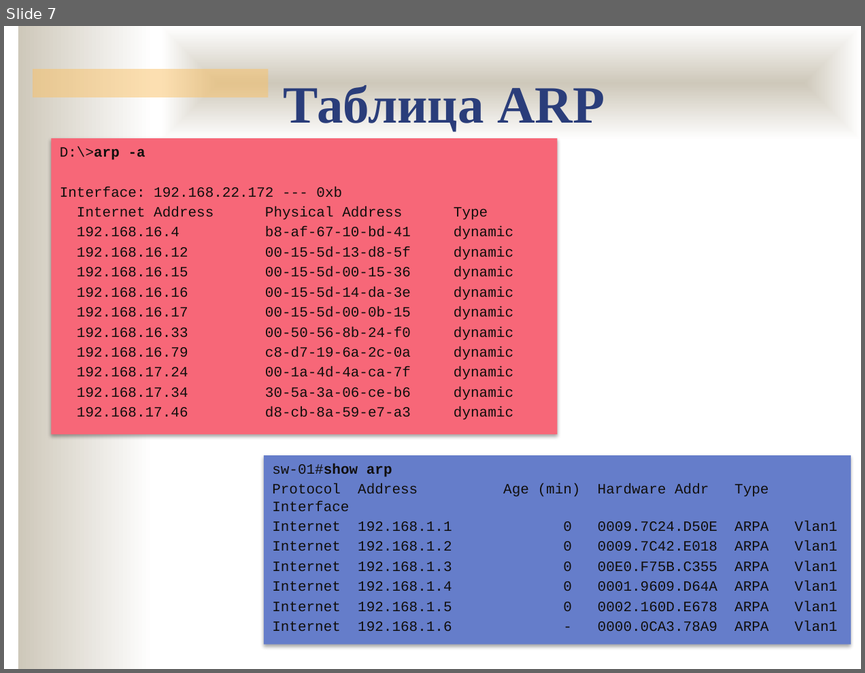
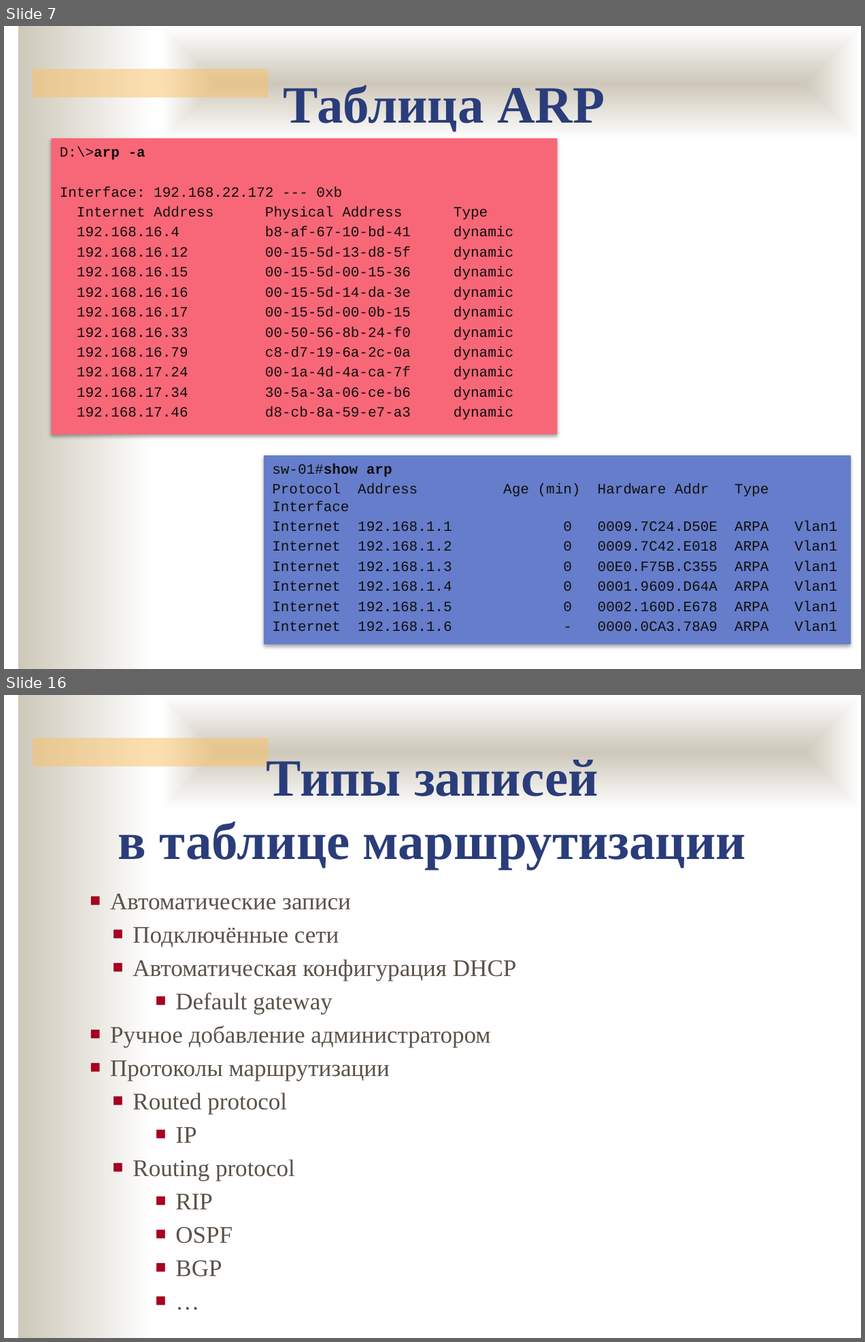
Before and after one commit to ukoloff/nets, a slide deck: 10.pptx. Shown one above the other, each under a label of ours: slide 7 before the commit, slides 7 and 16 after it; the slides between them are not shown. The pictures are 865x673 and 865x1342 pixels, drawn with LibreOffice and Linux fonts; fonts in the diff are those of the drawing; background and template pictures are left out. Boxes give left, top, right and bottom in pixels: in the first picture for what was removed or moved away, otherwise in the second. Text is boxed around its words. In the diff, an @@ line names an element or a change of style, - is before the commit and + after.

```diff
--- a/10.pptx
+++ b/10.pptx
@@ slide 16 added at (4,695,861,1338), background #FFFFFF; not listed: 3 template elements that a slide beside it also shows @@
@@ text added at (118,755,746,869), 44 pt, text #2A3D7A, bold @@
+Типы записей
+в таблице маршрутизации
@@ text added at (110,894,516,1276), 20 pt, text #5B5249 @@
+■ Автоматические записи
+  ■ Подключённые сети
+  ■ Автоматическая конфигурация DHCP
+    ■ Default gateway
+■ Ручное добавление администратором
+■ Протоколы маршрутизации
+  ■ Routed protocol
+    ■ IP
+  ■ Routing protocol
+    ■ RIP
+    ■ OSPF
+    ■ BGP
+    ■ …
```
Also in this commit, not shown: 6 slides changed, 7 other slides added.
